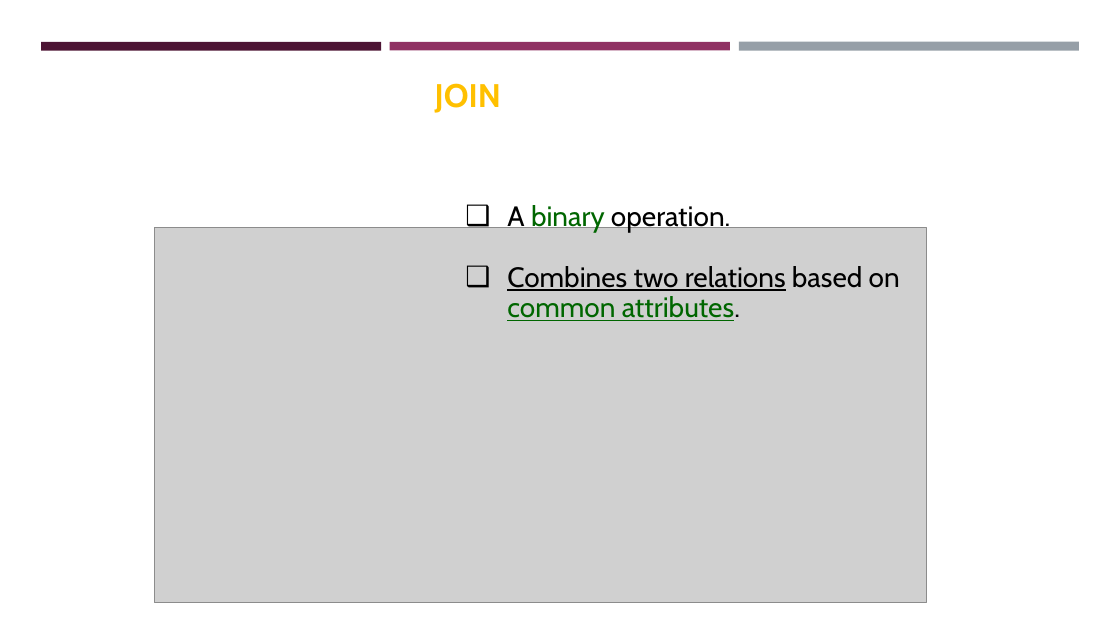
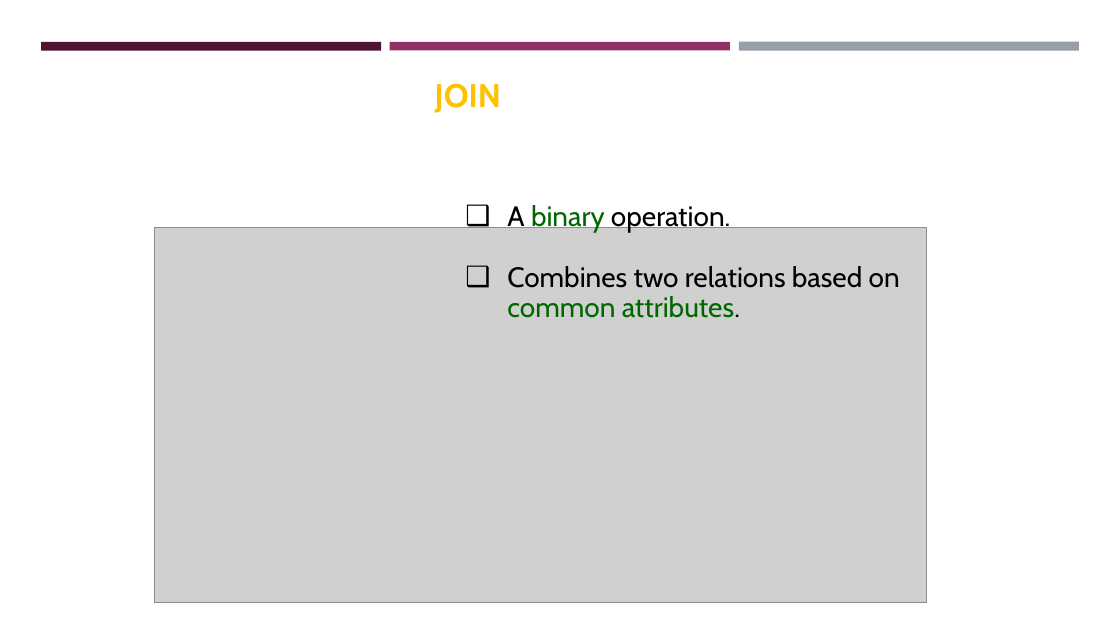
Before and after one commit to pengdsci/STA490, a slide deck: slide 15 of w06/sql/w10-STA321Relational-Database-SQL-Clauses.pptx (slide 13 before the commit). Drawn at 1120x630 pixels with LibreOffice and Linux fonts; fonts in the diff are those of the drawing; grey boxes stand for pictures; background and template pictures are left out. Boxes give left, top, right and bottom in pixels: in the first picture for what was removed or moved away, otherwise in the second. Text is boxed around its words. In the diff, an @@ line names an element or a change of style, - is before the commit and + after.

```diff
--- a/w06/sql/w10-STA321Relational-Database-SQL-Clauses.pptx
+++ b/w06/sql/w10-STA321Relational-Database-SQL-Clauses.pptx
@@ text at [507,266,900,318]: underline off in "Combines two relations common attributes." @@
```
Also in this commit, not shown: 13 other slides changed, 2 slides added.
